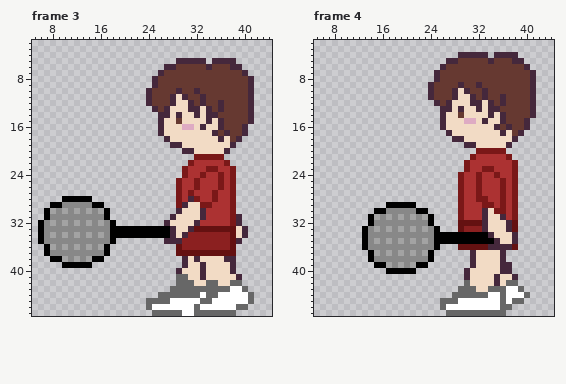
File history of a pixel-art file, Graphics/babinkton_opponent.aseprite. Above, as it was before the edit.
58x48 pixels, 7 frames. Colours within 5 levels of each other are drawn and written as one. Shown: frame 3: x 5..44, y 2..47; frame 4: x 5..44, y 2..47. The commit also changed other frames, which this record leaves out.
Now the later version:
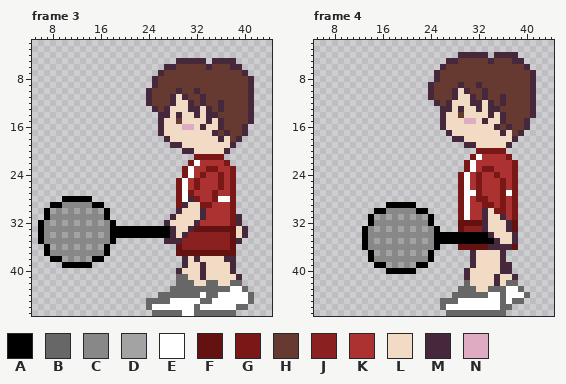
Palette (. is transparent): A #000000  B #676767  C #888888  D #a3a3a3  E #ffffff  F #641111  G #7a1818  H #663931  J #8b2020  K #ac3232  L #f2dbc5  M #45283c  N #deabc3
Diff:
Changed rows in their new state; - is an unchanged pixel.
Frame 3, layer "Layer 1":
first column x 30:
22 --E-----
23 -E------
24 -E------
25 E-------
26 E-------
27 E-------
28 E-----EE
Frame 4, layer "Layer 1":
first column x 30:
21 --E-----
22 -E------
23 -E------
24 E-------
25 E-------
26 E-------
27 EE-----E
28 E-------
29 E-------
30 E-------
31 E-------
Boxes around the changes in both pictures, in picture pixels (x1, y1, x2, y2):
changed: (182, 160, 200, 202)
changed: (218, 196, 230, 202)
changed: (464, 154, 482, 220)
changed: (506, 190, 512, 196)
